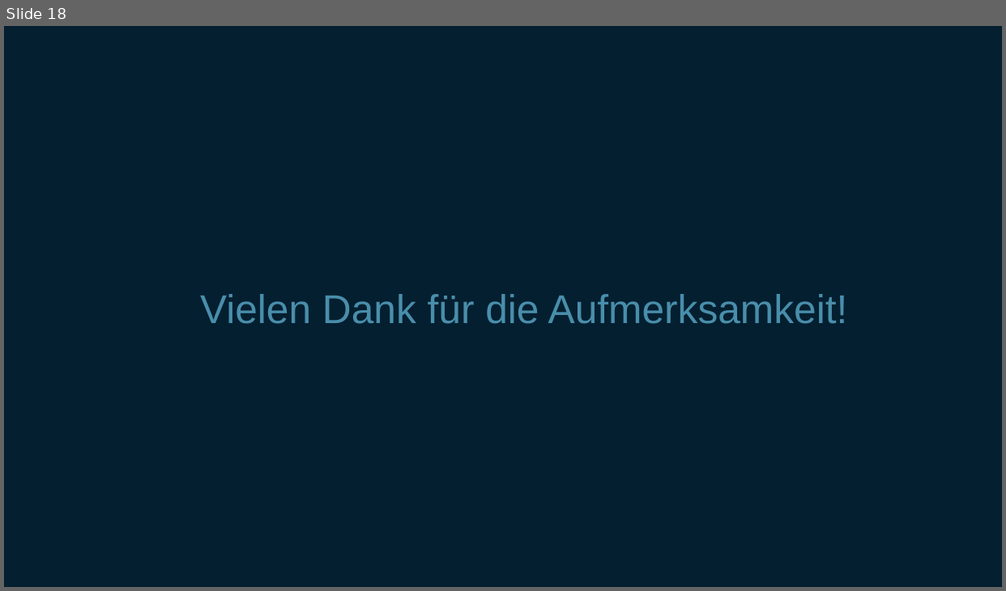
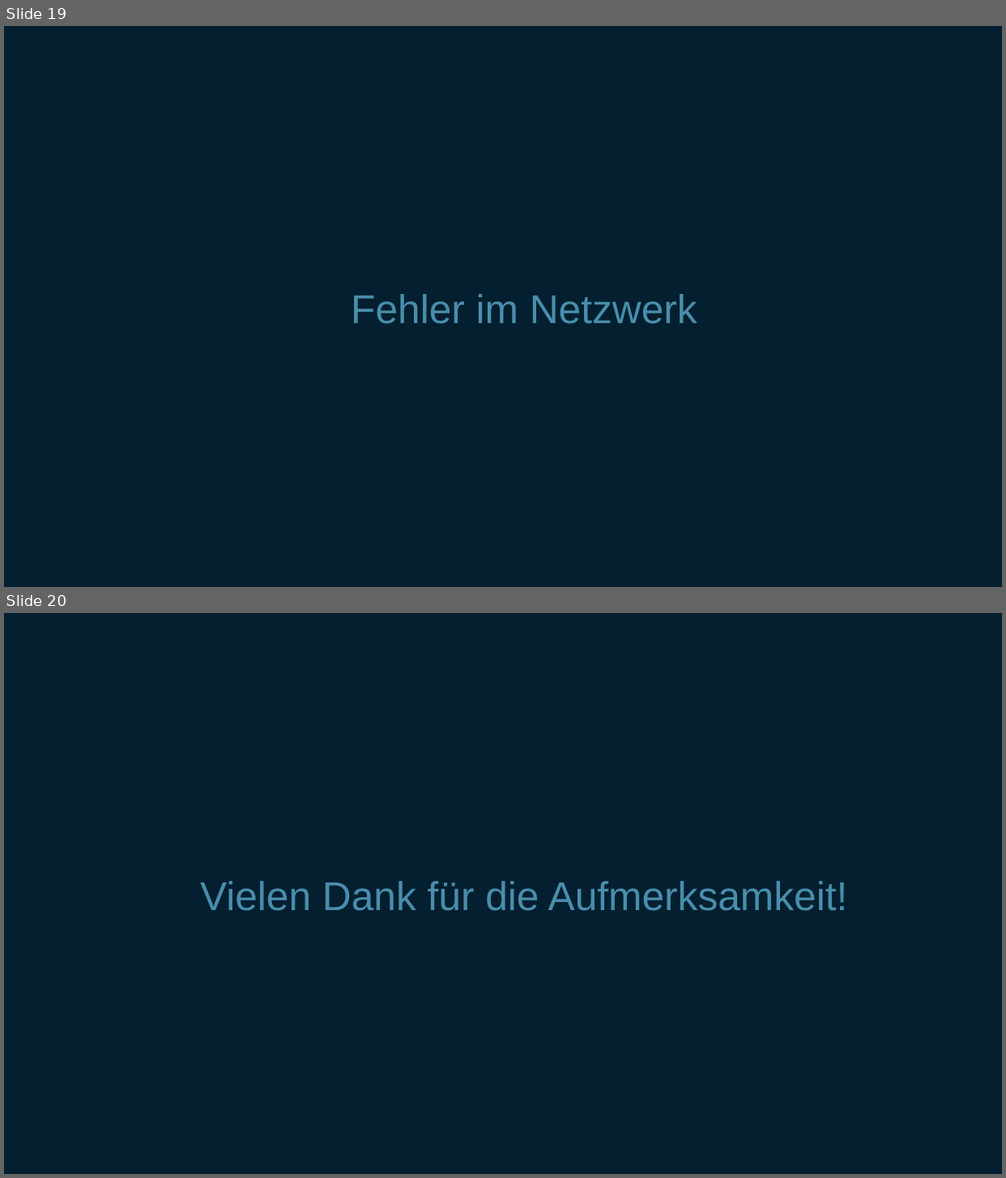
Before and after one commit to AkumaKater/Bachelorarbeit, a slide deck: Kolloquium/Kolloquium_Presentation.odp. Shown one above the other, each under a label of ours: slide 18 before the commit, slides 19 and 20 after it. The pictures are 1006x591 and 1006x1178 pixels, drawn with LibreOffice and Linux fonts; fonts in the diff are those of the drawing. Boxes give left, top, right and bottom in pixels: in the first picture for what was removed or moved away, otherwise in the second. Text is boxed around its words. In the diff, an @@ line names an element or a change of style, - is before the commit and + after.

```diff
--- a/Kolloquium/Kolloquium_Presentation.odp
+++ b/Kolloquium/Kolloquium_Presentation.odp
@@ slide 19 added at (x1=4, y1=26, x2=1002, y2=587), background #041F30 @@
@@ text added at (x1=351, y1=294, x2=697, y2=324), 32 pt, text #498EAB @@
+Fehler im Netzwerk
@@ what was slide 18 is now slide 20 @@
```
Also in this commit, not shown: 1 other slide added, 1 other file.
